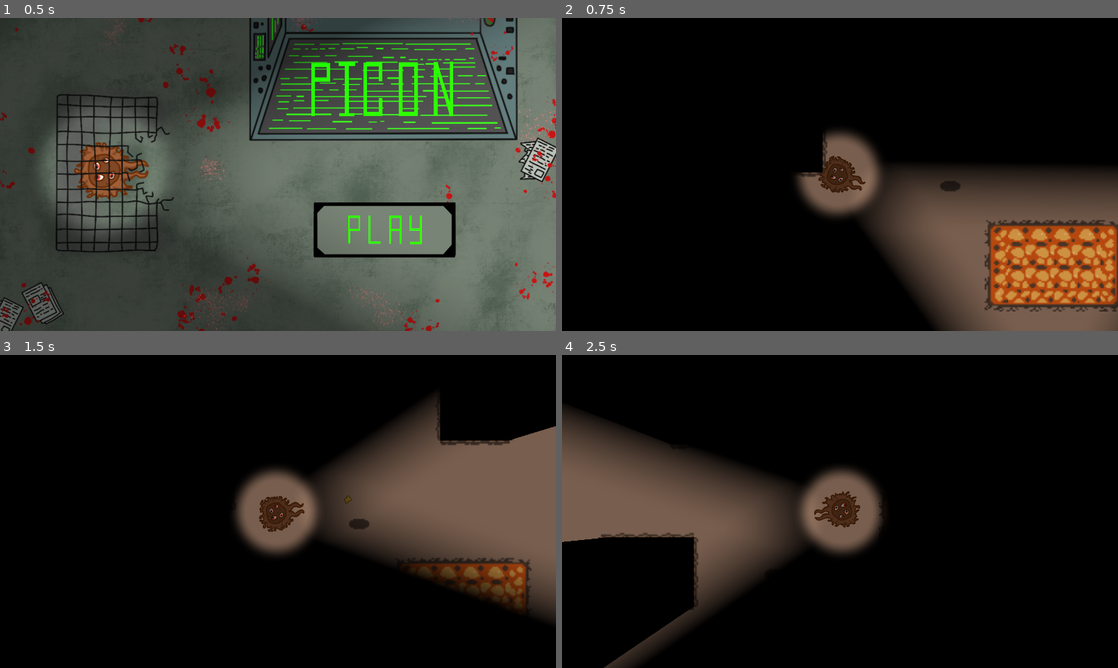
Above: before the commit, frames 1-4 (two rows, left to right).
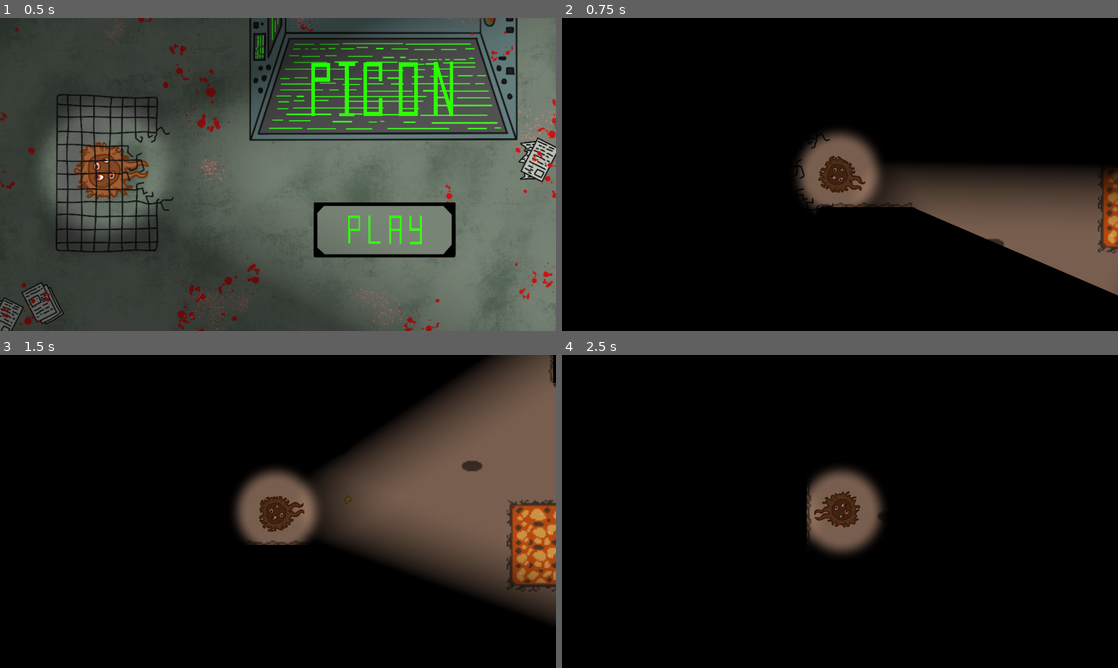
Above: after the commit, the same moments.

Repository: NamespaceV/semestralne-2025l-a
Game: Godot game, scene res://main_scene.tscn
The game is run twice, just before and just after one commit, with the same random seed, the same clock (stepped at 60 frames per second) and the same inputs.
Inputs (mouse positions are in pixels of both pictures, inside the frame that each line leads up to):
- Up to frame 1 (0.5 s): no input
- Up to frame 2 (0.75 s): click (945, 230) at 0.5 s
- Up to frame 3 (1.5 s): tap Enter at 1.25 s; move the mouse to (400, 495) at 1.27 s; hold Right (right) from 1.28 s (still down); hold Space (action) from 1.28 s (still down)
- Up to frame 4 (2.5 s): move the mouse to (728, 527) at 2.02 s; release Right (right) at 2.03 s; release Space (action) at 2.03 s; hold S (down) from 2.03 s (still down); tap Tab at 2.1 s

Frame 1 is identical in both runs. In frame 2, 15% of the frame differs, in the area x 42-100%, y 37-100%; in frame 3, 8.9%; in frame 4, 16%, in the area x 0-58%, y 16-100%.

Commit message:
add cage on level 1

Diff:
--- a/semestralne2025l-a/levels/level1.tscn
+++ b/semestralne2025l-a/levels/level1.tscn
@@ -1,10 +1,11 @@
-[gd_scene load_steps=15 format=4 uid="uid://dgjmnfabkcywi"]
+[gd_scene load_steps=17 format=4 uid="uid://dgjmnfabkcywi"]
 
 [ext_resource type="Texture2D" uid="uid://bw3bhas5mo6qb" path="res://tmp_assets/DwarvenDelve/Background/CaveTilemap.png" id="1_exekv"]
 [ext_resource type="PackedScene" uid="uid://ck0tpp42ve0h" path="res://characters/player/player.tscn" id="2_pdtm5"]
 [ext_resource type="PackedScene" uid="uid://btun6gu86fuuu" path="res://characters/enemy/enemy.tscn" id="3_b3oru"]
 [ext_resource type="PackedScene" uid="uid://5tmg1af0akx" path="res://interactables/switch.tscn" id="4_ua5ty"]
 [ext_resource type="AudioStream" uid="uid://bwkdfrn7g0ubv" path="res://bgm/23.mp3" id="5_61w3m"]
+[ext_resource type="Texture2D" uid="uid://dwlx11om7kgwg" path="res://sprites/Cage.png" id="6_pdpul"]
 
 [sub_resource type="OccluderPolygon2D" id="OccluderPolygon2D_pdtm5"]
 polygon = PackedVector2Array(-8, -8, 8, -8, 8, 8, -8, 8)
@@ -218,6 +219,9 @@
 &"enemy_idle": SubResource("Animation_ua5ty")
 }
 
+[sub_resource type="RectangleShape2D" id="RectangleShape2D_pdpul"]
+size = Vector2(335, 530)
+
 [node name="level1" type="Node2D"]
 
 [node name="background" type="TileMapLayer" parent="."]
@@ -275,7 +279,7 @@
 text = "YOU WIN"
 
 [node name="player" parent="." instance=ExtResource("2_pdtm5")]
-position = Vector2(11, -31)
+position = Vector2(-67, 9)
 
 [node name="Camera2D" type="Camera2D" parent="player"]
 position = Vector2(1, 2.38419e-07)
@@ -286,6 +290,18 @@
 stream = ExtResource("5_61w3m")
 autoplay = true
 
+[node name="Cage" type="Sprite2D" parent="."]
+position = Vector2(-111, 13)
+scale = Vector2(0.2, 0.2)
+texture = ExtResource("6_pdpul")
+
+[node name="Area2D" type="StaticBody2D" parent="Cage"]
+
+[node name="CollisionShape2D" type="CollisionShape2D" parent="Cage/Area2D"]
+position = Vector2(-37.5, 4.99997)
+scale = Vector2(1, 1)
+shape = SubResource("RectangleShape2D_pdpul")
+
 [connection signal="switch_pressed" from="Switch" to="Switch/TileMapLayer" method="clear"]
 [connection signal="switch_pressed" from="Switch2" to="Switch2/TileMapLayer" method="clear"]
 [connection signal="switch_pressed" from="Switch3" to="Switch3/Label" method="show"]
